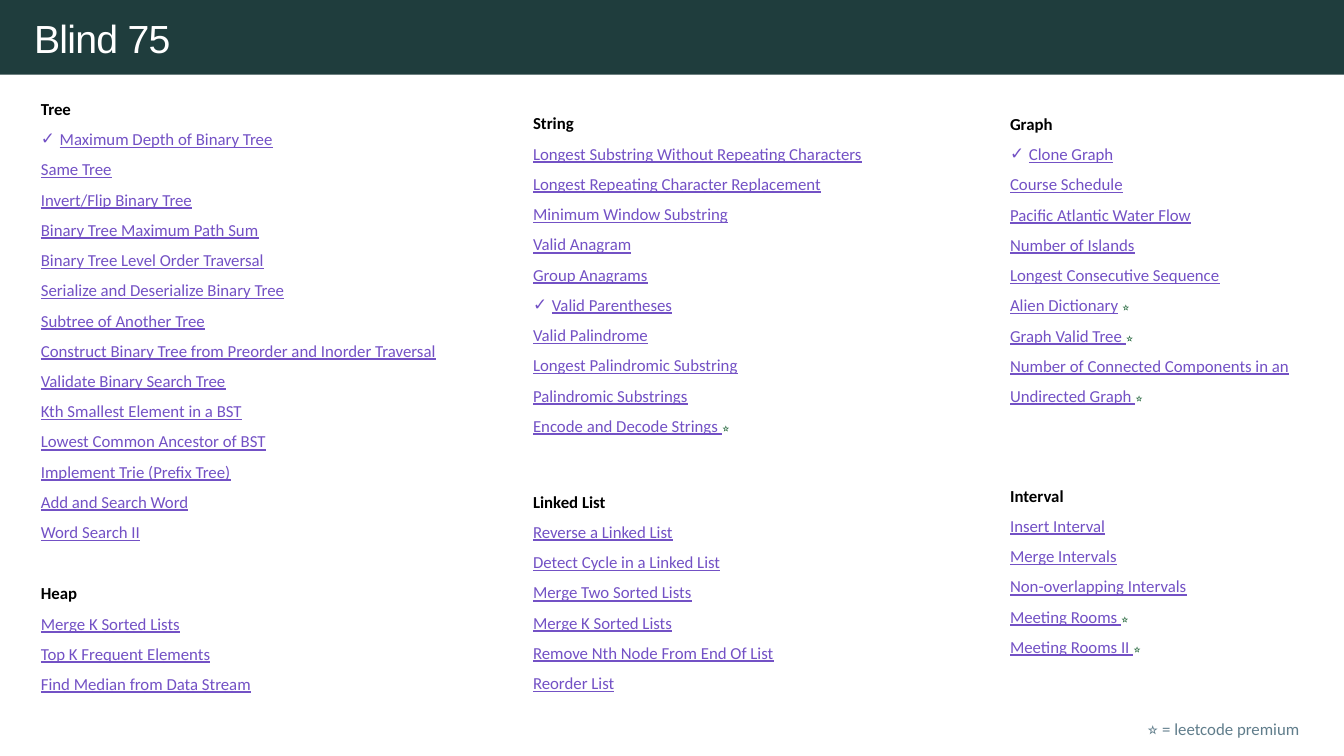
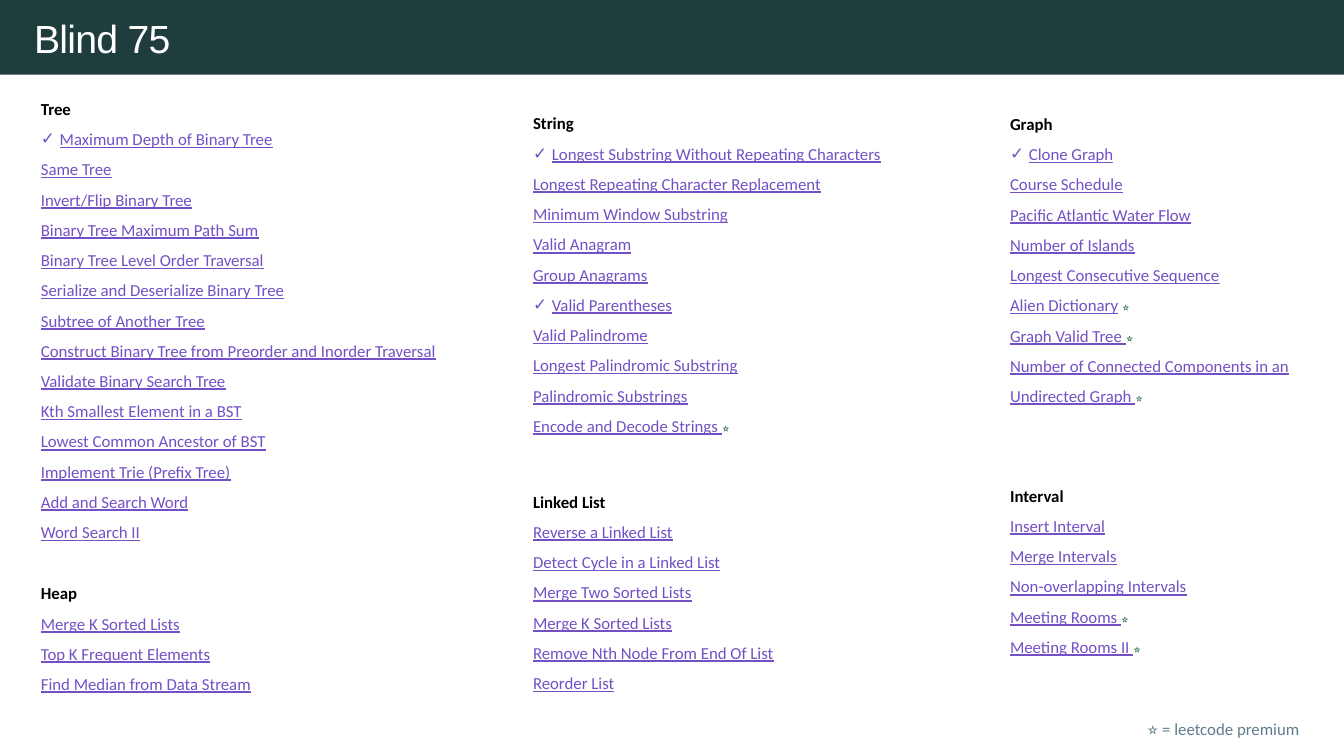
Before and after one commit to rfdavid/coding-interview-handbook-cpp, a slide deck: slide 6 of Algorithm and problem Solving Cheatsheet.pptm. Drawn at 1344x756 pixels with LibreOffice and Linux fonts; fonts in the diff are those of the drawing. Boxes give left, top, right and bottom in pixels: in the first picture for what was removed or moved away, otherwise in the second. Text is boxed around its words. In the diff, an @@ line names an element or a change of style, - is before the commit and + after.

```diff
--- a/Algorithm and problem Solving Cheatsheet.pptm
+++ b/Algorithm and problem Solving Cheatsheet.pptm
@@ text at [552, 148, 880, 163]: bullet none to ✓ @@
```
Also in this commit, not shown: 1 other slide changed, 13 other files.
